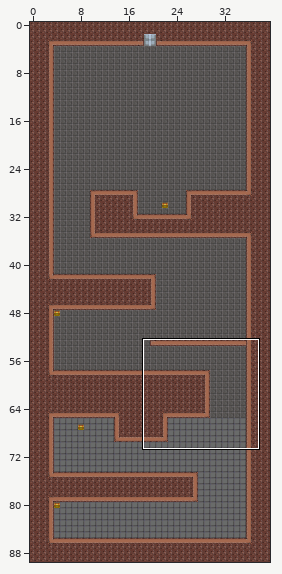
Level history. Tiled map: android/assets/Mapas/Nivel1.tmx. Above: a wide view before the commit, with the close-up outlined.
Close-up. Earlier state:
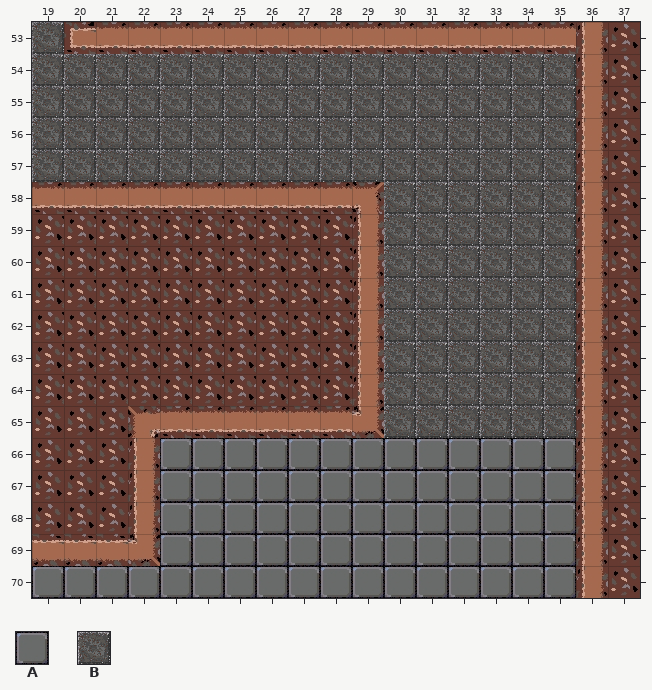
Cells are 32x32 px. Shown: x 19..37, y 53..70. The commit also changed other parts of the map, which this record leaves out.
Key: from "2b7ae0f4-3755-4249-b77c-aa1f1f": A 0, B 2.
_ is an empty cell.
Layers that did not change in this view are not listed.
Layer "Suelo" before, first column x 19:
53 B__________________
54 BBBBBBBBBBBBBBBBB__
55 BBBBBBBBBBBBBBBBB__
56 BBBBBBBBBBBBBBBBB__
57 BBBBBBBBBBBBBBBBB__
58 ___________BBBBBB__
59 ___________BBBBBB__
60 ___________BBBBBB__
61 ___________BBBBBB__
62 ___________BBBBBB__
63 ___________BBBBBB__
64 ___________BBBBBB__
65 ___________BBBBBB__
66 ____AAAAAAAAAAAAA__
67 ____AAAAAAAAAAAAA__
68 ____AAAAAAAAAAAAA__
69 ____AAAAAAAAAAAAA__
70 AAAAAAAAAAAAAAAAA__
New version:
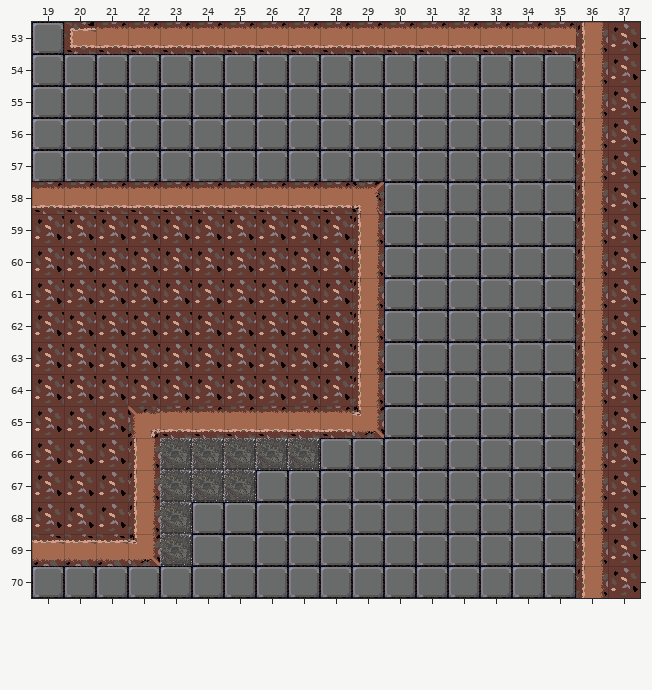
The edit:
Layer "Suelo":
y 53: x 19 B -> A
y 54..57: x 19..35 BBBBBBBBBBBBBBBBB -> AAAAAAAAAAAAAAAAA
y 58..65: x 30..35 BBBBBB -> AAAAAA
y 66: x 23..27 AAAAA -> BBBBB
y 67: x 23..25 AAA -> BBB
y 68..69: x 23 A -> B
Pixel boxes of the changes (left, top, right, bottom) in both close-ups:
changed: (32, 22, 576, 438)
changed: (160, 438, 320, 566)
